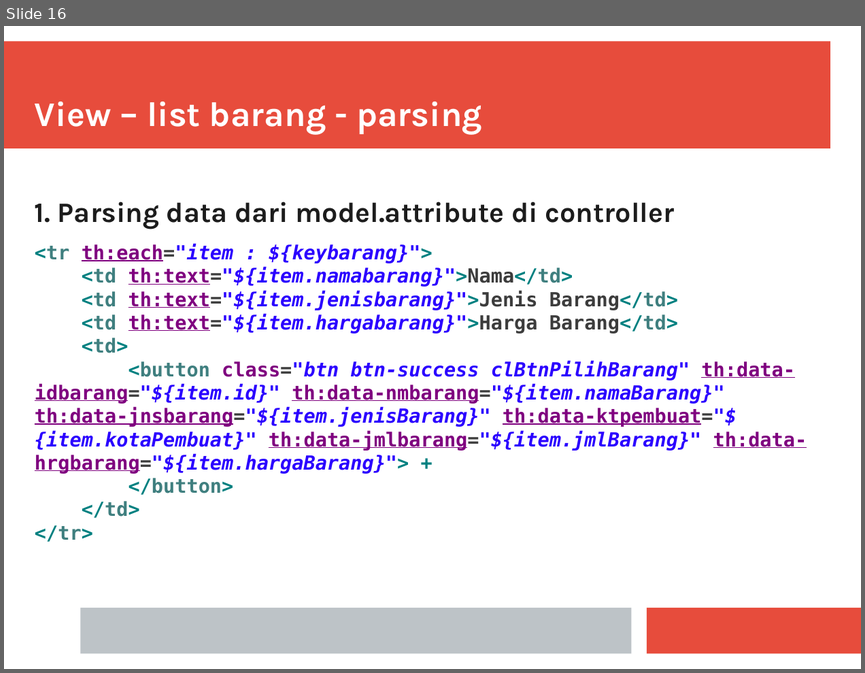
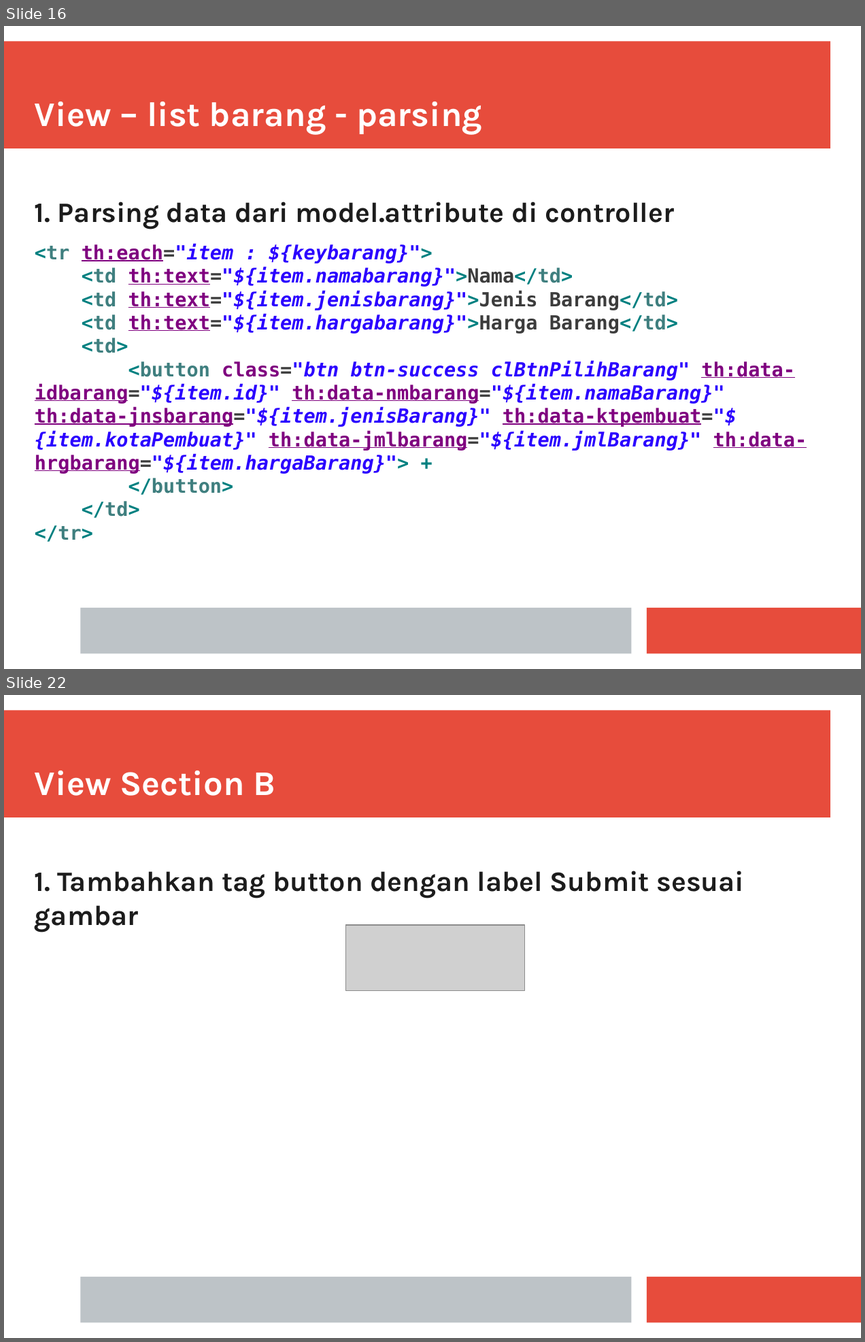
Before and after one commit to farouksyah/javatechnology198, a slide deck: docs/TransactionGuidances.pptx. Shown one above the other, each under a label of ours: slide 16 before the commit, slides 16 and 22 after it; the slides between them are not shown. The pictures are 865x673 and 865x1342 pixels, drawn with LibreOffice and Linux fonts; fonts in the diff are those of the drawing; grey boxes stand for pictures. Boxes give left, top, right and bottom in pixels: in the first picture for what was removed or moved away, otherwise in the second. Text is boxed around its words. In the diff, an @@ line names an element or a change of style, - is before the commit and + after.

Commit message:
update document transaction Section B

```diff
--- a/docs/TransactionGuidances.pptx
+++ b/docs/TransactionGuidances.pptx
@@ slide 22 added at (4,695,861,1338), background #FFFFFF; not listed: 3 template elements that a slide beside it also shows @@
@@ text added at (35,770,276,796), 32 pt, text #FFFFFF, bold @@
+View Section B
@@ text added at (35,870,744,932), 26 pt, text #1C1C1C, bold @@
+1. Tambahkan tag button dengan label Submit sesuai gambar
@@ picture added at (346,925,525,990) @@
```
Also in this commit, not shown: 5 other slides added, 2 other files.
